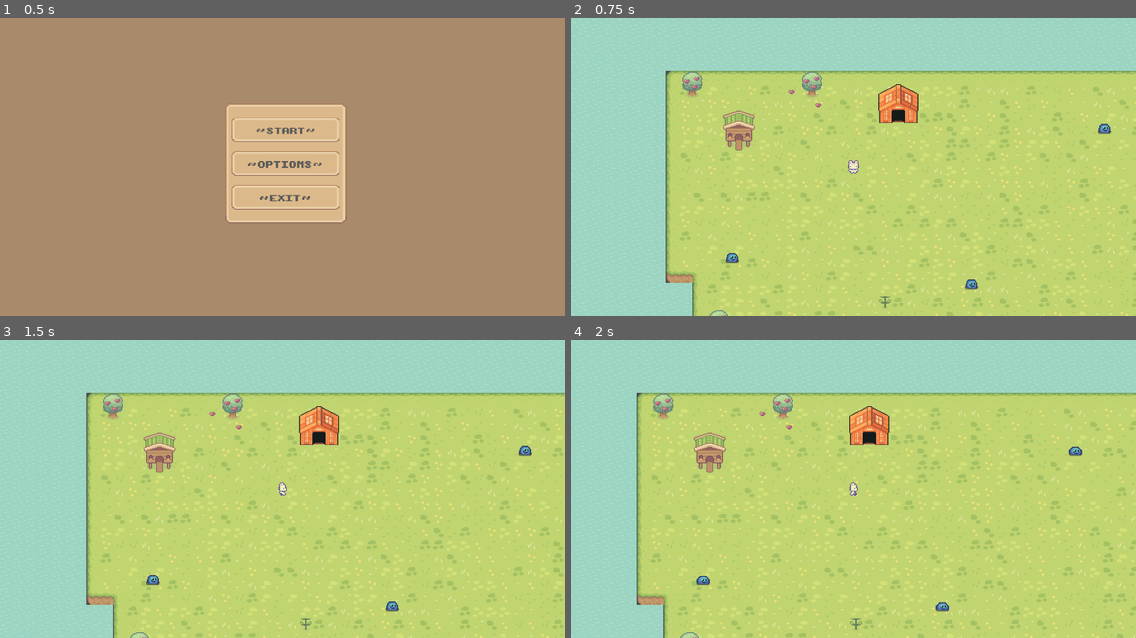
Above: before the commit, frames 1-4 (two rows, left to right).
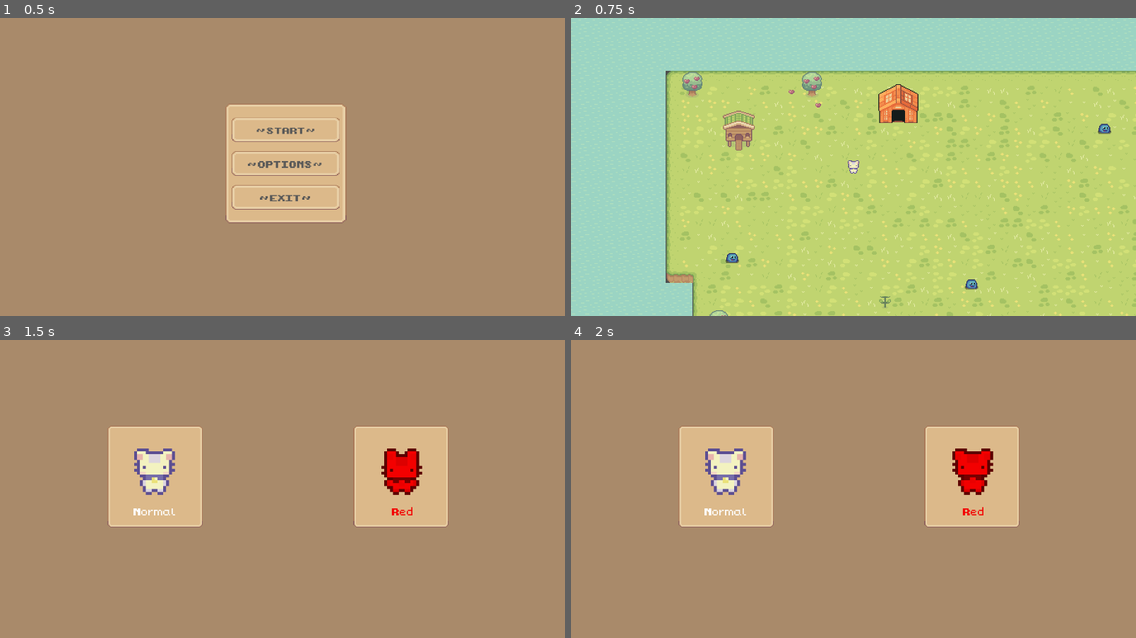
Above: after the commit, the same moments.

Repository: imlana21/top-down-game2
Game: Godot game, scene res://scene/menu/main/main.tscn
The game is run twice, just before and just after one commit, with the same random seed, the same clock (stepped at 60 frames per second) and the same inputs.
Inputs (mouse positions are in pixels of both pictures, inside the frame that each line leads up to):
- Up to frame 1 (0.5 s): no input
- Up to frame 2 (0.75 s): click "~ START ~" at 0.5 s
- Up to frame 3 (1.5 s): tap Enter at 1.25 s; move the mouse to (406, 474) at 1.27 s; hold D (walk_right) from 1.28 s (still down); tap F (change_skin, bound only after the commit) at 1.35 s
- Up to frame 4 (2 s): keep holding D (walk_right)

Frame 1 is identical in both runs. In frame 2, less than 0.1% of the frame differs, in the area x 49-51%, y 47-52%; in frame 3, 100%, in the area x 0-100%, y 0-100%; in frame 4, 100%.

Commit message:
Add change player color, run and wait time on battle

Diff:
--- a/autoload.gd
+++ b/autoload.gd
@@ -1,7 +1,6 @@
 extends Node
 
-@onready var load_enemy = preload("res://scene/enemies/slime/slime.tscn")
-
+var player_skin = "normal"
 var is_attacking: bool = false
 var is_paused: bool = false
 var player: CharacterBody2D
@@ -58,7 +57,7 @@
 	return Vector2(spawn_x, spawn_y)
 
 func spawn_enemy(world, pos):
-	var enemy_instance = load_enemy.instantiate()
+	var enemy_instance = load("res://scene/enemies/slime/slime.tscn").instantiate()
 	enemy_instance.position = pos
 	enemy_instance.name = enemy_instance.name + str(pos.x) + "_" + str(pos.y)
 	enemy_list.append(enemy_instance.name)
--- a/project.godot
+++ b/project.godot
@@ -29,7 +29,6 @@
 
 folder_colors={
 "res://scene/combat/": "teal",
-"res://scene/enemies/": "red",
 "res://scene/menu/": "yellow",
 "res://scene/player/": "green",
 "res://scene/rooms/": "pink"
@@ -72,6 +71,11 @@
 "events": [Object(InputEventKey,"resource_local_to_scene":false,"resource_name":"","device":-1,"window_id":0,"alt_press …(182 unchanged characters)…
 ]
 }
+change_skin={
+"deadzone": 0.5,
+"events": [Object(InputEventKey,"resource_local_to_scene":false,"resource_name":"","device":-1,"window_id":0,"alt_pressed":false,"shift_pressed":false,"ctrl_pressed":false,"meta_pressed":false,"pressed":false,"keycode":0,"physical_keycode":70,"key_label":0,"unicode":102,"echo":false,"script":null)
+]
+}
 
 [layer_names]
 
--- a/scene/combat/battle_combat.gd
+++ b/scene/combat/battle_combat.gd
@@ -21,6 +21,8 @@
 	characters.append(enemy)
 	call_character(player, player_node, player_bar)
 	call_character(enemy, enemy_node, enemy_bar)
+	await get_tree().create_timer(2).timeout
+	# Start Battle
 	generate_turn()
 
 func _process(delta):
@@ -50,6 +52,7 @@
 
 func lose_action(marker, char, message):
 	marker.remove_child(char)
+	await get_tree().create_timer(2).timeout
 	$Label.text = "Enemy kalah"
 	repeat_turn = false
 	CombatDetail.is_attacking = false
--- a/scene/enemies/countdown_spawner.tscn
+++ b/scene/enemies/countdown_spawner.tscn
@@ -1,11 +1,24 @@
 [gd_scene load_steps=2 format=3 uid="uid://bx8opftaafs5x"]
 
-[ext_resource type="Script" path="res://scene/enemies/countdown_spawner.gd" id="1_x6rc0"]
+[sub_resource type="GDScript" id="GDScript_4q8bh"]
+script/source = "extends Timer
+
+@export var max_time = 10
+
+signal spawn_enemy
+
+func _ready():
+	wait_time = max_time
+
+func _on_timeout():
+	spawn_enemy.emit()
+	queue_free()
+"
 
 [node name="CountdownSpawner" type="Timer"]
 wait_time = 3.0
 one_shot = true
 autostart = true
-script = ExtResource("1_x6rc0")
+script = SubResource("GDScript_4q8bh")
 
 [connection signal="timeout" from="." to="." method="_on_timeout"]
--- /dev/null
+++ b/scene/menu/skin_menu/skin_menu.gd
@@ -0,0 +1,22 @@
+extends Control
+
+func _ready():
+	$NormalSkin/Normal.play("default")
+	$RedSkin/Red.play("default")
+
+
+func _on_normal_skin_pressed():
+	Autoload.player_skin = "normal"
+	hide()
+	continue_game()
+
+
+func _on_red_skin_pressed():
+	Autoload.player_skin = "red"
+	hide()
+	continue_game()
+
+func continue_game():
+	Autoload.toggle_pause()
+	if !Autoload.is_paused:
+		$".".hide()
--- /dev/null
+++ b/scene/menu/skin_menu/skin_menu.tscn
@@ -0,0 +1,147 @@
+[gd_scene load_steps=13 format=3 uid="uid://cde2e3b5sdpqo"]
+
+[ext_resource type="Script" path="res://scene/menu/skin_menu/skin_menu.gd" id="1_mc5b6"]
+[ext_resource type="Texture2D" uid="uid://jtoc0ua8ft8r" path="res://assets/Characters/Basic Charakter Spritesheet.png" id="1_t0p2q"]
+[ext_resource type="Texture2D" uid="uid://bwc0ccjenmbql" path="res://assets/UI/Sheet/Setting menu.png" id="2_2uqmm"]
+[ext_resource type="Theme" uid="uid://d1nkmrepinfb0" path="res://scene/menu/menu.tres" id="2_b5qxk"]
+
+[sub_resource type="AtlasTexture" id="AtlasTexture_3vtgc"]
+atlas = ExtResource("2_2uqmm")
+region = Rect2(139, 12, 106, 122)
+
+[sub_resource type="AtlasTexture" id="AtlasTexture_0phti"]
+atlas = ExtResource("1_t0p2q")
+region = Rect2(0, 0, 48, 48)
+
+[sub_resource type="AtlasTexture" id="AtlasTexture_f23mq"]
+atlas = ExtResource("1_t0p2q")
+region = Rect2(48, 0, 48, 48)
+
+[sub_resource type="SpriteFrames" id="SpriteFrames_cmjyd"]
+animations = [{
+"frames": [{
+"duration": 1.0,
+"texture": SubResource("AtlasTexture_0phti")
+}, {
+"duration": 1.0,
+"texture": SubResource("AtlasTexture_f23mq")
+}],
+"loop": true,
+"name": &"default",
+"speed": 5.0
+}]
+
+[sub_resource type="AtlasTexture" id="AtlasTexture_2c30b"]
+atlas = ExtResource("2_2uqmm")
+region = Rect2(139, 12, 106, 122)
+
+[sub_resource type="AtlasTexture" id="AtlasTexture_qo5w2"]
+atlas = ExtResource("1_t0p2q")
+region = Rect2(0, 0, 48, 48)
+
+[sub_resource type="AtlasTexture" id="AtlasTexture_nslb5"]
+atlas = ExtResource("1_t0p2q")
+region = Rect2(48, 0, 48, 48)
+
+[sub_resource type="SpriteFrames" id="SpriteFrames_2auot"]
+animations = [{
+"frames": [{
+"duration": 1.0,
+"texture": SubResource("AtlasTexture_qo5w2")
+}, {
+"duration": 1.0,
+"texture": SubResource("AtlasTexture_nslb5")
+}],
+"loop": true,
+"name": &"default",
+"speed": 5.0
+}]
+
+[node name="SkinMenu" type="Control"]
+layout_mode = 3
+anchors_preset = 8
+anchor_left = 0.5
+anchor_top = 0.5
+anchor_right = 0.5
+anchor_bottom = 0.5
+grow_horizontal = 2
+grow_vertical = 2
+script = ExtResource("1_mc5b6")
+
+[node name="ColorRect" type="ColorRect" parent="."]
+layout_mode = 0
+offset_left = -733.0
+offset_top = -402.0
+offset_right = 723.0
+offset_bottom = 402.0
+color = Color(0.662745, 0.541176, 0.415686, 1)
+
+[node name="NormalSkin" type="TextureButton" parent="."]
+layout_mode = 0
+offset_left = -421.0
+offset_top = -153.0
+offset_right = -191.0
+offset_bottom = 93.0
+texture_normal = SubResource("AtlasTexture_3vtgc")
+stretch_mode = 0
+
+[node name="Normal" type="AnimatedSprite2D" parent="NormalSkin"]
+position = Vector2(114, 111)
+scale = Vector2(7, 7)
+sprite_frames = SubResource("SpriteFrames_cmjyd")
+frame_progress = 0.672616
+
+[node name="Label" type="Label" parent="NormalSkin"]
+layout_mode = 1
+anchors_preset = 8
+anchor_left = 0.5
+anchor_top = 0.5
+anchor_right = 0.5
+anchor_bottom = 0.5
+offset_left = -52.0
+offset_top = 66.0
+offset_right = 50.0
+offset_bottom = 100.0
+grow_horizontal = 2
+grow_vertical = 2
+theme = ExtResource("2_b5qxk")
+theme_override_colors/font_color = Color(0.996078, 0.996078, 0.996078, 1)
+theme_override_font_sizes/font_size = 25
+text = "Normal"
+
+[node name="RedSkin" type="TextureButton" parent="."]
+layout_mode = 0
+offset_left = 171.0
+offset_top = -153.0
+offset_right = 401.0
+offset_bottom = 93.0
+texture_normal = SubResource("AtlasTexture_2c30b")
+stretch_mode = 0
+
+[node name="Red" type="AnimatedSprite2D" parent="RedSkin"]
+modulate = Color(1, 0, 0, 1)
+position = Vector2(117, 111)
+scale = Vector2(7, 7)
+sprite_frames = SubResource("SpriteFrames_2auot")
+frame_progress = 0.184105
+
+[node name="Label" type="Label" parent="RedSkin"]
+layout_mode = 1
+anchors_preset = 8
+anchor_left = 0.5
+anchor_top = 0.5
+anchor_right = 0.5
+anchor_bottom = 0.5
+offset_left = -22.0
+offset_top = 66.0
+offset_right = 31.0
+offset_bottom = 100.0
+grow_horizontal = 2
+grow_vertical = 2
+theme = ExtResource("2_b5qxk")
+theme_override_colors/font_color = Color(0.952941, 0, 0, 1)
+theme_override_font_sizes/font_size = 25
+text = "Red"
+
+[connection signal="pressed" from="NormalSkin" to="." method="_on_normal_skin_pressed"]
+[connection signal="pressed" from="RedSkin" to="." method="_on_red_skin_pressed"]
--- a/scene/player/player.gd
+++ b/scene/player/player.gd
@@ -21,6 +21,12 @@
 	if CombatDetail.last_position != null and !CombatDetail.is_attacking:
 		position = CombatDetail.last_position
 		CombatDetail.last_position = null
+
+func _process(delta):
+	if Autoload.player_skin == "red":
+		$PlayerSprite.modulate = "ff0000"
+	else:
+		$PlayerSprite.modulate = "ffffff"
 
 func _physics_process(delta):
 	if CombatDetail.is_attacking == false:
--- a/scene/player/player.tscn
+++ b/scene/player/player.tscn
@@ -307,13 +307,16 @@
 
 [node name="PlayerSprite" type="AnimatedSprite2D" parent="."]
 sprite_frames = SubResource("SpriteFrames_dnjfl")
-animation = &"walk_up"
+animation = &"idle_down"
+frame_progress = 0.384131
 script = ExtResource("4_jkodp")
 
 [node name="PlayerCollision" type="CollisionShape2D" parent="."]
+visible = false
 shape = SubResource("CapsuleShape2D_pb0ky")
 
 [node name="EnemyDetector" type="Area2D" parent="."]
+visible = false
 collision_layer = 2
 collision_mask = 4
 
--- a/scene/rooms/world.gd
+++ b/scene/rooms/world.gd
@@ -2,21 +2,17 @@
 
 @export var MAX_ENEMY = 5
 
-@onready var countdown_spawn = preload("res://scene/enemies/countdown_spawner.tscn")
-
 signal change_scene
 signal start_combat
 
-func _init():
+func _ready():
 	Autoload.world = self
-
-func _ready():
 	Autoload.enemy_list = []
 	for pos in Autoload.enemy_position:
 		Autoload.spawn_enemy(self, pos)
 
 	if Autoload.enemy_position.size() < MAX_ENEMY:
-		var countdown_instance = countdown_spawn.instantiate()
+		var countdown_instance = load("res://scene/enemies/countdown_spawner.tscn").instantiate()
 		countdown_instance.connect("spawn_enemy", Autoload.scene_manager._on_timeout_spawn_enemy)
 		Autoload.scene_manager.add_child(countdown_instance)
 
@@ -36,11 +32,6 @@
 	# Emit Combat
 	start_combat.emit(self, enemy)
 
-func _on_timeout_spawn_enemy():
-	var random_pos = Autoload.random_position(self)
-	print("Enemy muncul di ", random_pos)
-	Autoload.spawn_enemy(self, random_pos)
-
 func pause_config():
 	Autoload.pause_scale = Vector2(0.5, 0.5)
 	Autoload.pause_position = Autoload.player.get_global_position()
--- a/scene/scene_manager.gd
+++ b/scene/scene_manager.gd
@@ -14,13 +14,25 @@
 func _ready():
 	Autoload.scene_manager = self
 	$PauseLayer/Pause.hide()
+	$ChangeSkinLayer/SkinMenu.hide()
 
 func _process(delta):
+	pause_menu()
+	skin_menu()
+
+func pause_menu():
 	if Input.is_action_just_pressed("pause"):
 		$PauseLayer/Pause.z_index = 10
 		$PauseLayer/Pause.scale = Autoload.pause_scale
 		$PauseLayer/Pause.position = Autoload.pause_position
 		Autoload.pause_game($PauseLayer/Pause)
+
+func skin_menu():
+	if Input.is_action_just_pressed("change_skin"):
+		$ChangeSkinLayer/SkinMenu.z_index = 10
+		$ChangeSkinLayer/SkinMenu.scale = Autoload.pause_scale
+		$ChangeSkinLayer/SkinMenu.position = Autoload.pause_position
+		Autoload.pause_game($ChangeSkinLayer/SkinMenu)
 
 func _on_timeout_spawn_enemy():
 	var random_pos = Autoload.random_position(Autoload.world)
--- a/scene/scene_manager.tscn
+++ b/scene/scene_manager.tscn
@@ -1,8 +1,9 @@
-[gd_scene load_steps=8 format=3 uid="uid://qwria8jiy8vr"]
+[gd_scene load_steps=9 format=3 uid="uid://qwria8jiy8vr"]
 
 [ext_resource type="PackedScene" uid="uid://dwki8cn7xuhuy" path="res://scene/rooms/world.tscn" id="1_dlu8p"]
 [ext_resource type="Script" path="res://scene/scene_manager.gd" id="1_qod2y"]
 [ext_resource type="PackedScene" uid="uid://dxlnecjp8nhas" path="res://scene/menu/pause/pause.tscn" id="3_8py1g"]
+[ext_resource type="PackedScene" uid="uid://cde2e3b5sdpqo" path="res://scene/menu/skin_menu/skin_menu.tscn" id="4_spqbo"]
 
 [sub_resource type="Animation" id="Animation_ys5mu"]
 length = 0.001
@@ -94,10 +95,20 @@
 
 [node name="Pause" parent="PauseLayer" instance=ExtResource("3_8py1g")]
 process_mode = 2
-offset_left = -577.0
-offset_top = -325.0
-offset_right = -577.0
-offset_bottom = -325.0
+offset_left = -680.0
+offset_top = -360.0
+offset_right = -680.0
+offset_bottom = -360.0
+
+[node name="ChangeSkinLayer" type="CanvasLayer" parent="."]
+follow_viewport_enabled = true
+
+[node name="SkinMenu" parent="ChangeSkinLayer" instance=ExtResource("4_spqbo")]
+process_mode = 2
+offset_left = -680.0
+offset_top = -360.0
+offset_right = -680.0
+offset_bottom = -360.0
 
 [connection signal="animation_finished" from="ScreenTransition/AnimationTransition" to="." method="_on_animation_transition_finished"]
 [connection signal="change_scene" from="CurrentScene/World" to="." method="_on_change_scene"]
